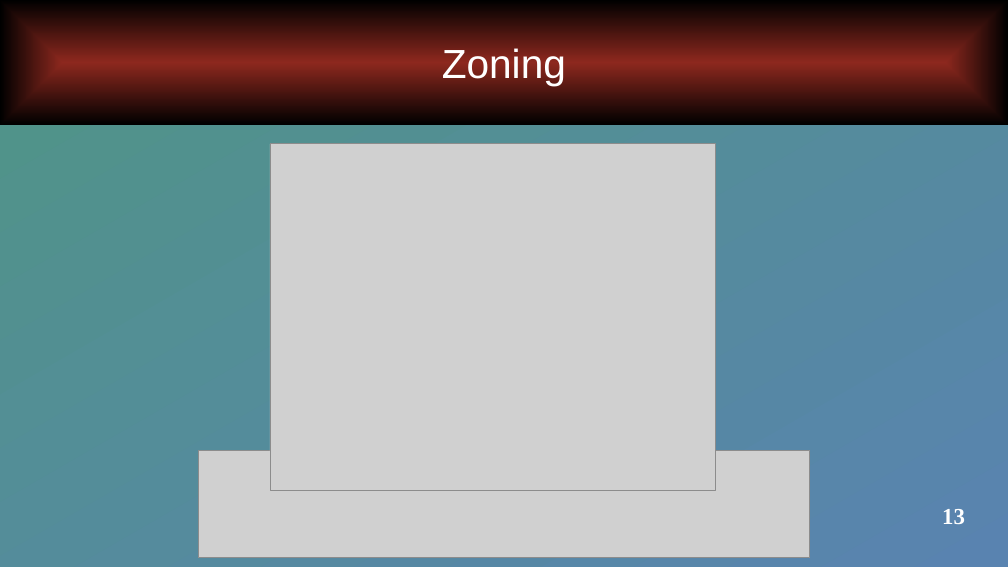
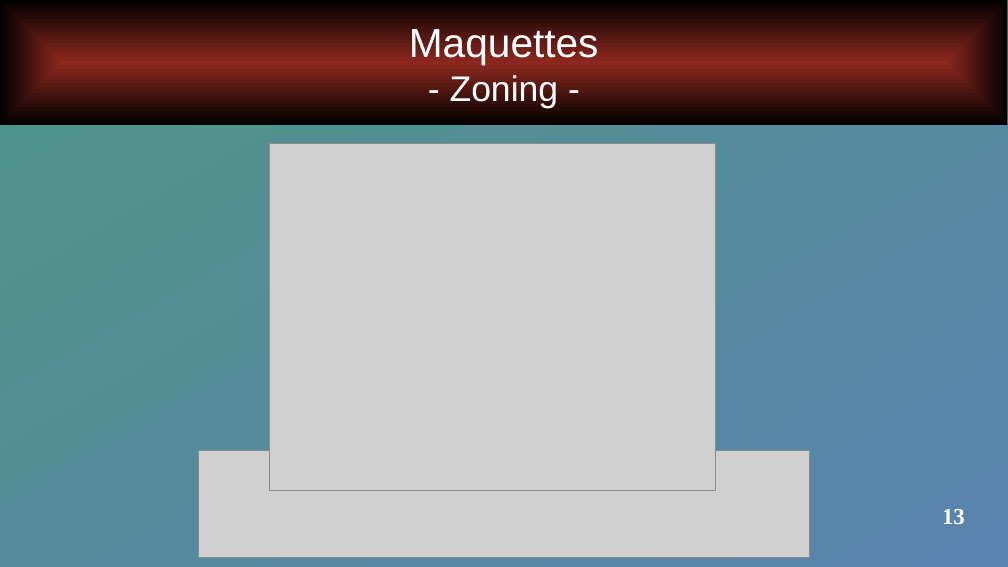
Before and after one commit to Arb4n/ADRAR-Repo-P3-2307, a slide deck: slide 13 of 230726OralProjetUMLMaquette/MeinProjekt_CDC.pptx. Drawn at 1008x567 pixels with LibreOffice and Linux fonts; fonts in the diff are those of the drawing; grey boxes stand for pictures. Boxes give left, top, right and bottom in pixels: in the first picture for what was removed or moved away, otherwise in the second. Text is boxed around its words. In the diff, an @@ line names an element or a change of style, - is before the commit and + after.

```diff
--- a/230726OralProjetUMLMaquette/MeinProjekt_CDC.pptx
+++ b/230726OralProjetUMLMaquette/MeinProjekt_CDC.pptx
@@ text in rectangle at [409, 25, 599, 108]: text changed @@
-Zoning
+Maquettes
+- Zoning -
```
Also in this commit, not shown: 9 other slides changed, 4 slides added, 3 slides removed, 1 other file.
